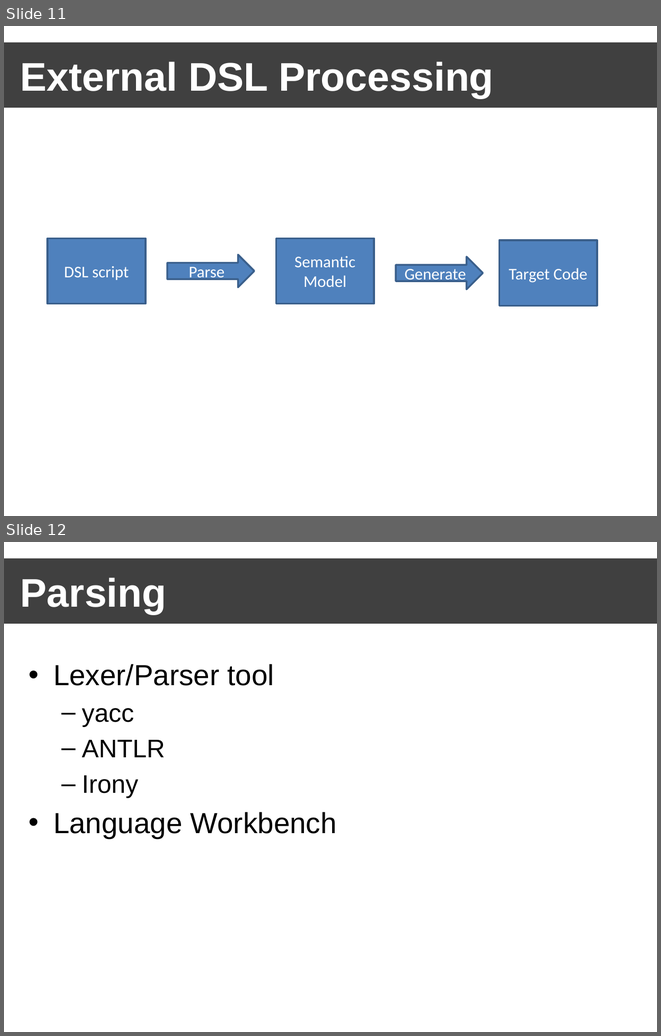
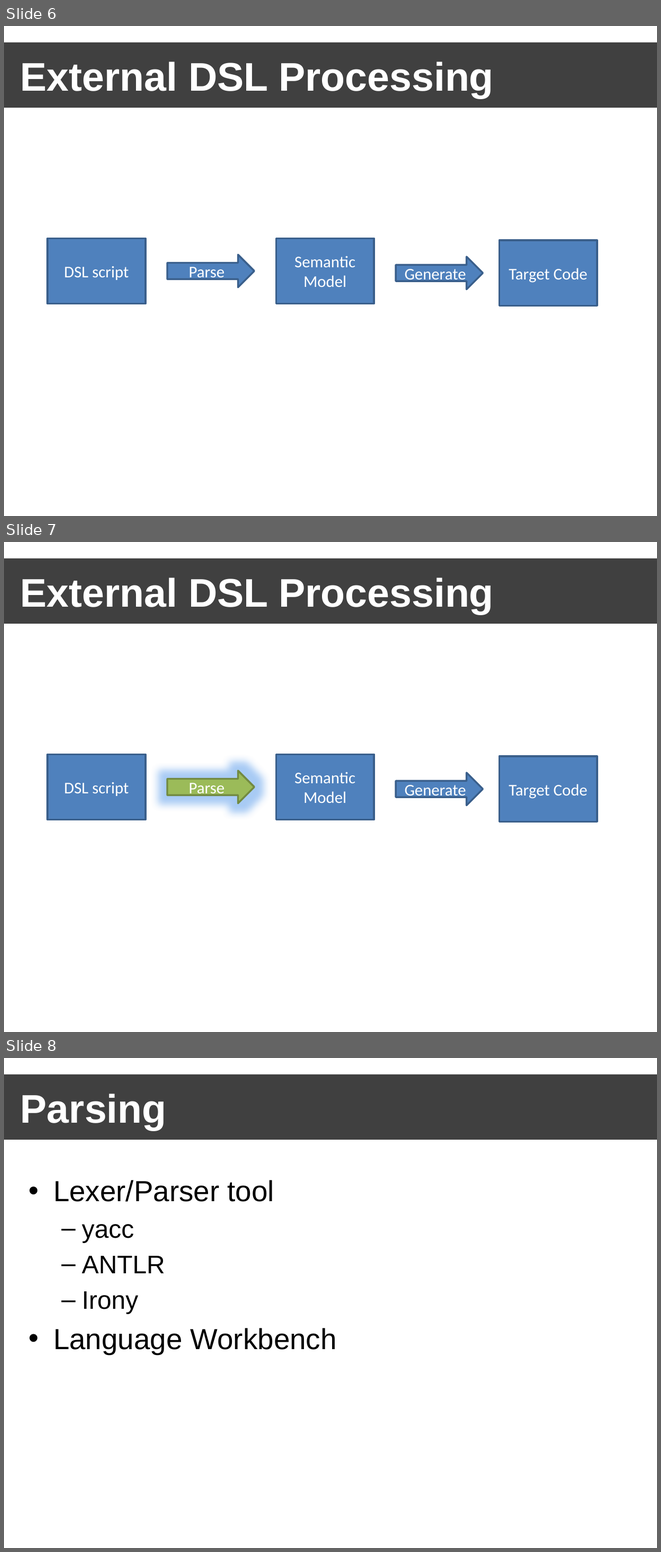
Before and after one commit to jbogard/presentations, a slide deck: BuildingExternalDSLs/Building External DSLs.pptx. Shown one above the other, each under a label of ours: slides 11 and 12 before the commit, slides 6, 7 and 8 after it. The pictures are 661x1036 and 661x1552 pixels, drawn with LibreOffice and Linux fonts; fonts in the diff are those of the drawing; background and template pictures are left out. Boxes give left, top, right and bottom in pixels: in the first picture for what was removed or moved away, otherwise in the second. Text is boxed around its words. In the diff, an @@ line names an element or a change of style, - is before the commit and + after.

```diff
--- a/BuildingExternalDSLs/Building External DSLs.pptx
+++ b/BuildingExternalDSLs/Building External DSLs.pptx
@@ slide 7 added at [4, 542, 657, 1032], background picture (left out) @@
@@ title added at [4, 558, 657, 624], fill #000000 at 75% opacity, 44 pt, text #FFFFFF, bold @@
+External DSL Processing
@@ rectangle added at [48, 754, 146, 820], fill #4F81BD, outline #3A5F8C 2 pt, 18 pt, text #FFFFFF @@
+DSL script
@@ rectangle added at [276, 754, 374, 820], fill #4F81BD, outline #3A5F8C 2 pt, 18 pt, text #FFFFFF @@
+Semantic Model
@@ rectangle added at [499, 756, 597, 821], fill #4F81BD, outline #3A5F8C 2 pt, 18 pt, text #FFFFFF @@
+Target Code
@@ right arrow added at [167, 770, 254, 803], fill #9BBB59, outline #738A42 2 pt, 18 pt, text #FFFFFF @@
+Parse
@@ right arrow added at [396, 773, 483, 805], fill #4F81BD, outline #3A5F8C 2 pt, 18 pt, text #FFFFFF @@
+Generate
@@ what was slide 11 is now slide 6 @@
@@ what was slide 12 is now slide 8 @@
```
Also in this commit, not shown: 4 slides changed, 1 other slide added, 5 slides removed, 39 other files.
